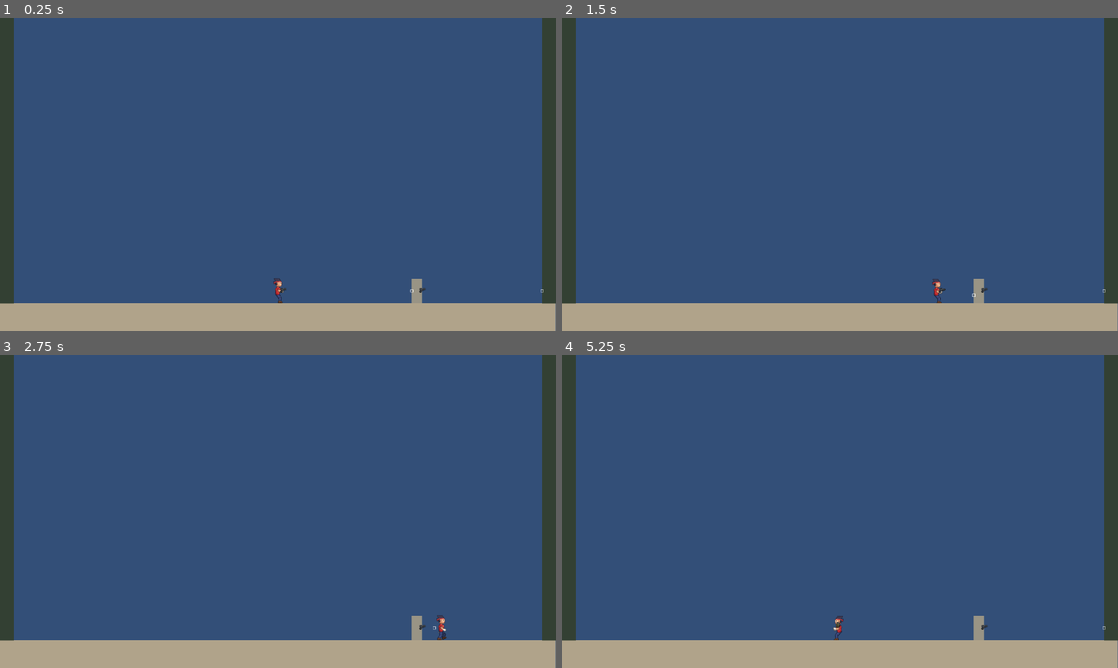
Above: before the commit, frames 1-4 (two rows, left to right).
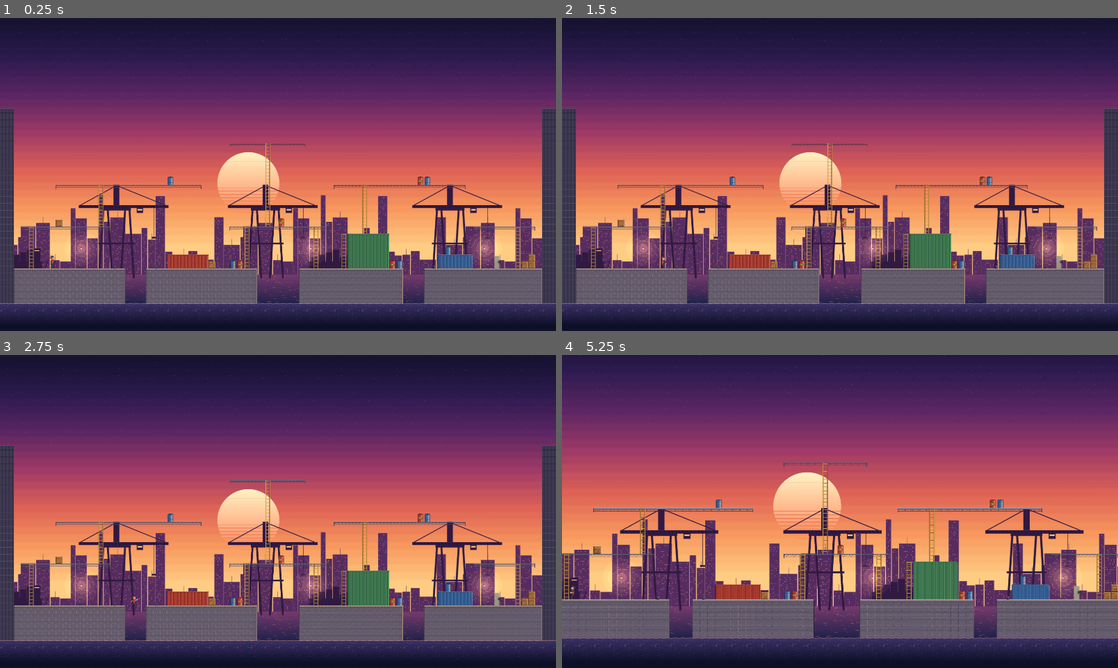
Above: after the commit, the same moments.

Repository: oplosy/fable
Game: Godot game, scene res://scenes/main.tscn
The game is run twice, just before and just after one commit, with the same random seed, the same clock (stepped at 60 frames per second) and the same inputs.
Inputs (mouse positions are in pixels of both pictures, inside the frame that each line leads up to):
- Up to frame 1 (0.25 s): no input
- Up to frame 2 (1.5 s): tap Enter at 0.5 s; move the mouse to (962, 158) at 0.52 s; hold D (p1_right) 0.53-1.28 s; tap Shift (p1_run) at 0.6 s; click (962, 158) at 0.67 s; tap Space (p1_jump) at 0.77 s; tap L at 0.8, 1.35 s; move the mouse to (728, 190) at 1.27 s; hold S (p1_down) from 1.28 s (still down)
- Up to frame 3 (2.75 s): tap Space (p1_jump) at 1.52 s; tap Shift (p1_run) at 1.55 s; move the mouse to (333, 442) at 2.02 s; release S (p1_down) at 2.03 s; hold D (p1_right) from 2.03 s (still down); tap J (p1_attack) at 2.1 s; tap L at 2.3 s
- Up to frame 4 (5.25 s): move the mouse to (812, 574) at 2.77 s; release D (p1_right) at 2.78 s; hold W (p1_up) 2.78-3.53 s; tap Shift (p1_run) at 2.85, 4.55 s; click (812, 574) at 2.92 s; tap Space (p1_jump) at 3.02, 3.77, 4.52 s; move the mouse to (1006, 558) at 3.52 s; hold A (p1_left) 3.53-5.03 s; tap 1 (p1_slot_1) at 3.6 s; tap L at 3.8 s; move the mouse to (673, 464) at 4.27 s; tap 2 (p1_slot_2) at 4.35 s; move the mouse to (867, 511) at 5.02 s; hold S (p1_down) from 5.03 s (still down); tap 3 (p1_slot_3) at 5.1 s; click (867, 511) at 5.17 s

The runs differ from the first frame. In frame 1, 99% of the frame differs, in the area x 0-100%, y 0-100%; in frame 2, 99%; in frame 3, 99%; in frame 4, 100%.

Commit message:
Load the Docks in the main scene and document map elements

Diff:
--- a/scenes/main.tscn
+++ b/scenes/main.tscn
@@ -1,7 +1,7 @@
 [gd_scene load_steps=9 format=3]
 
 [ext_resource type="Script" path="res://scenes/main.gd" id="1_main"]
-[ext_resource type="PackedScene" path="res://scenes/arenas/test_arena.tscn" id="2_arena"]
+[ext_resource type="PackedScene" path="res://scenes/arenas/docks.tscn" id="2_arena"]
 [ext_resource type="PackedScene" path="res://scenes/fighter/fighter.tscn" id="3_fighter"]
 [ext_resource type="Resource" path="res://data/characters/street_brawler.tres" id="4_character"]
 [ext_resource type="Resource" path="res://data/weapons/pistol.tres" id="5_pistol"]
--- a/tests/test_fighter.gd
+++ b/tests/test_fighter.gd
@@ -4,6 +4,8 @@
 
 func run() -> void:
 	var main: Node = load("res://scenes/main.tscn").instantiate()
+	# The checks rely on the test arena's flat floor, walls and open line of fire.
+	main.arena_scene = load("res://scenes/arenas/test_arena.tscn")
 	root.add_child(main)
 	await physics_frames(30)
 	var fighter: Fighter = main.players[0]
--- a/tests/test_main.gd
+++ b/tests/test_main.gd
@@ -4,6 +4,8 @@
 
 func run() -> void:
 	var main: Node = load("res://scenes/main.tscn").instantiate()
+	# The checks rely on the test arena's flat floor, walls and open line of fire.
+	main.arena_scene = load("res://scenes/arenas/test_arena.tscn")
 	root.add_child(main)
 	await physics_frames(30)
 	var p1: Fighter = main.players[0]
Not shown, changed: CLAUDE.md
Not shown, changed: docs/GAME_DESIGN.md
Not shown, changed: docs/PROGRESS.md
